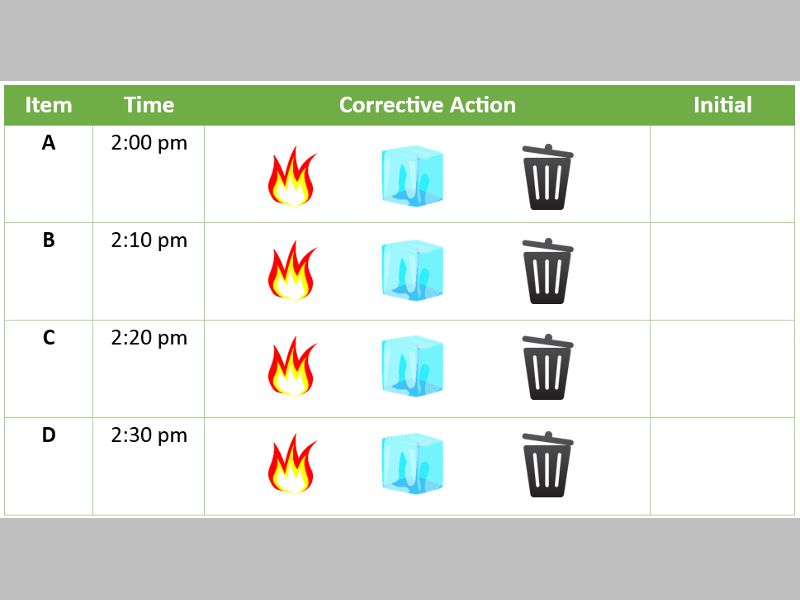
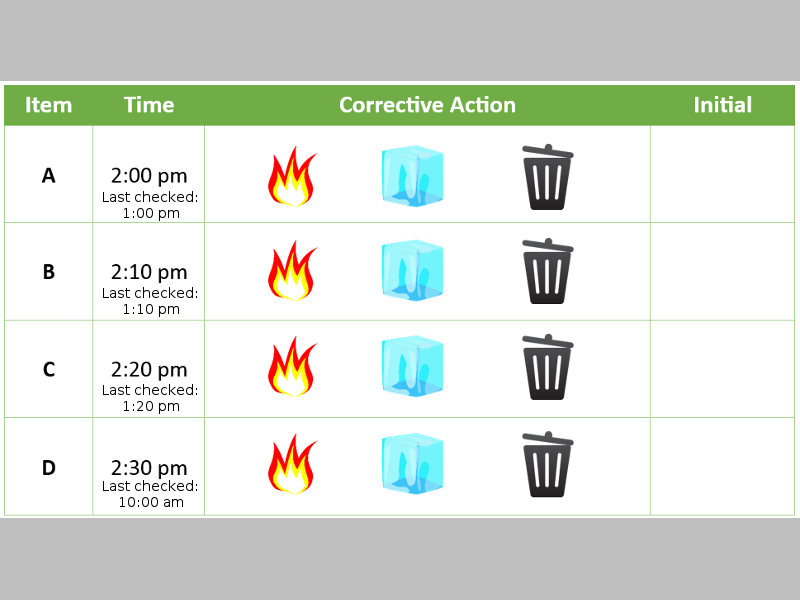
Two versions of the same layered image (w=800, h=600). Layer-by-layer changes:
added layer "Last checked: ... #3" above "Last checked: ... #2" over [103, 480, 197, 507]
added layer "Last checked: ... #2" above "Last checked: ... #1" over [103, 384, 197, 414]
added layer "Last checked: ... #1" above "Last checked: ..." over [103, 287, 197, 317]
added layer "Last checked: ..." above "TempLog_Table.PNG" over [103, 191, 197, 221]
painted on "TempLog_Table.PNG" over [41, 134, 187, 480]
